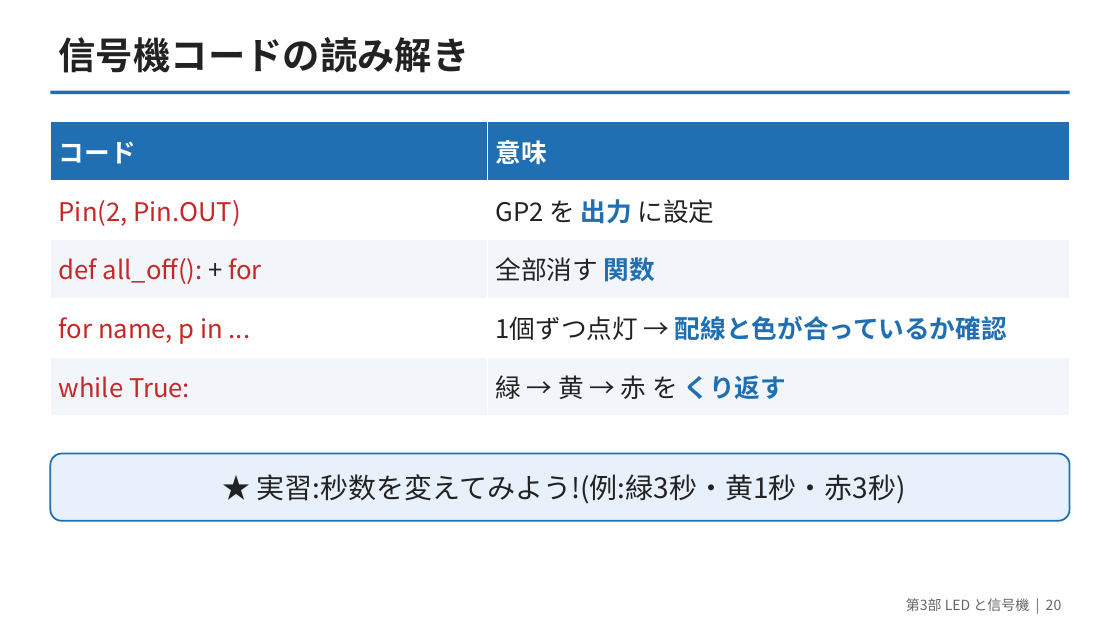
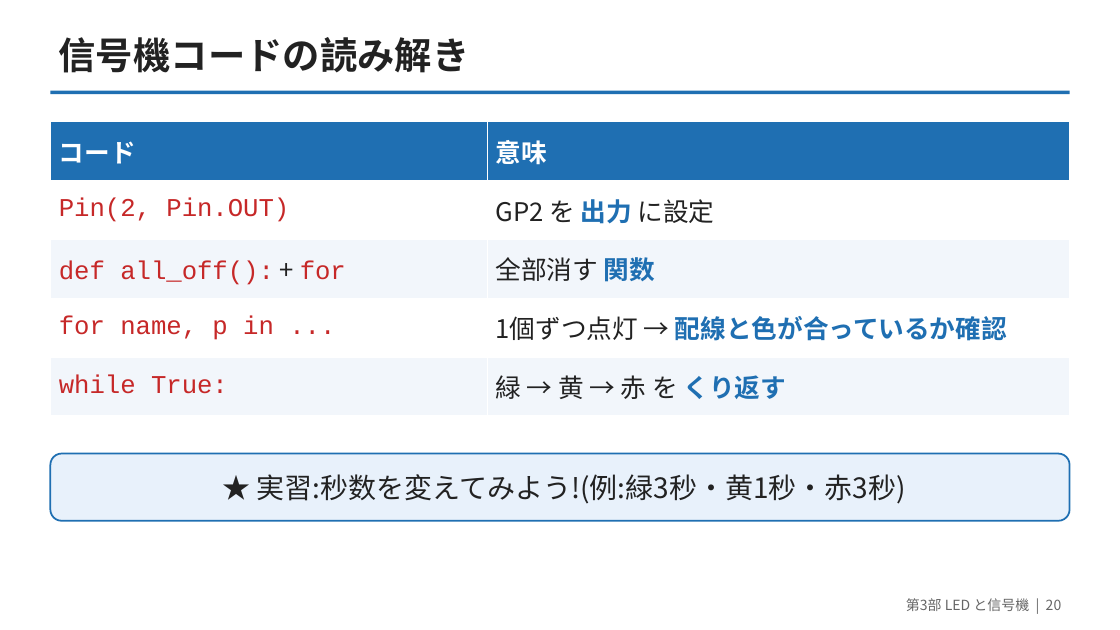
Before and after one commit to yuracode/isiot, a slide deck: slide 20 of slides/pico_sensor_intro.pptx. Drawn at 1120x630 pixels with LibreOffice and Linux fonts; fonts in the diff are those of the drawing. Boxes give left, top, right and bottom in pixels: in the first picture for what was removed or moved away, otherwise in the second. Text is boxed around its words. In the diff, an @@ line names an element or a change of style, - is before the commit and + after.

```diff
--- a/slides/pico_sensor_intro.pptx
+++ b/slides/pico_sensor_intro.pptx
@@ table at (50,122,1070,416) @@
@@ font Noto Sans CJK JP to Courier New in "Pin(2, Pin.OUT)", "def all_off(): for", "for name, p in ...", "while True:" @@
```
Also in this commit, not shown: 36 other slides changed, 2 other files.
